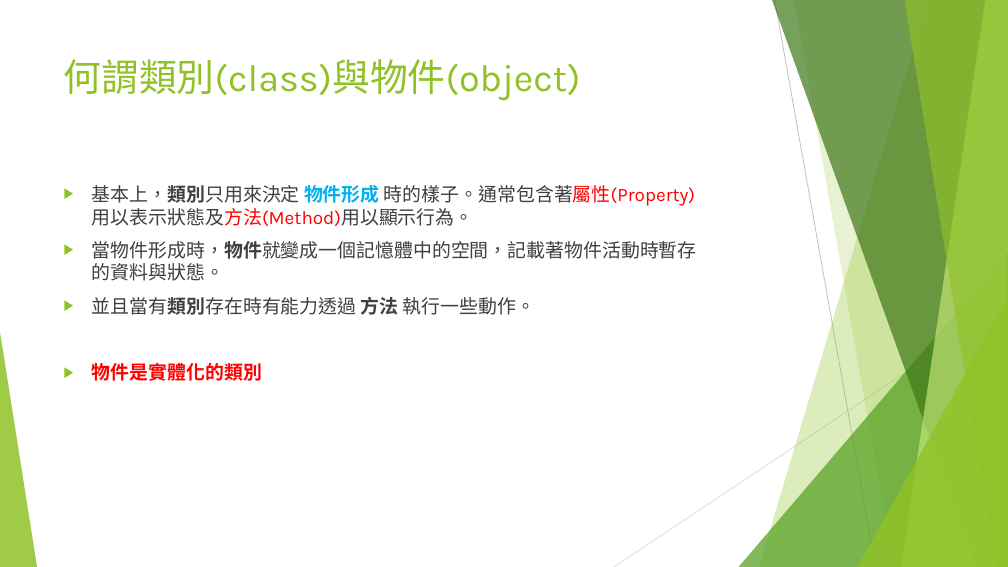
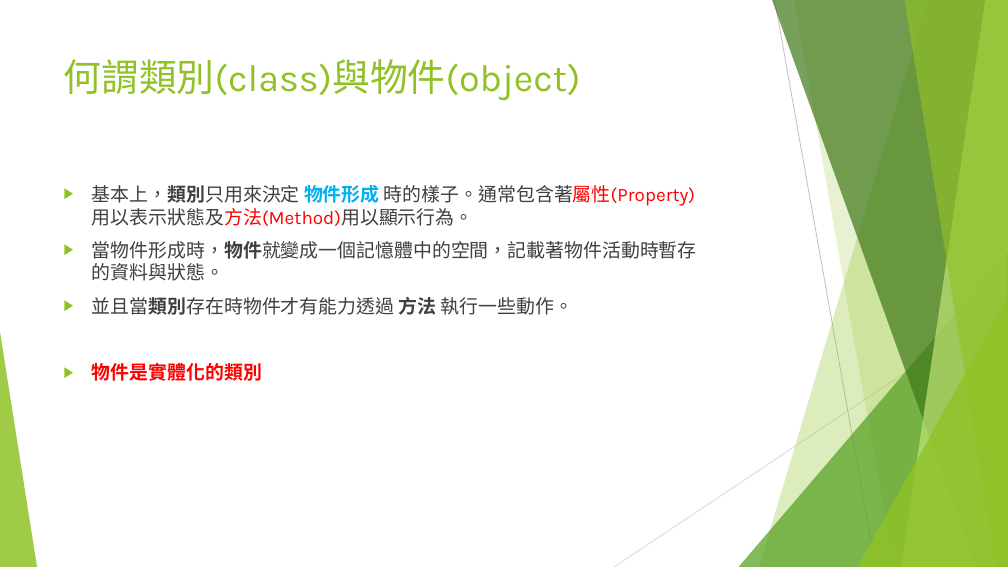
Before and after one commit to adennis1984/IntroduceWebFrontEnd, a slide deck: slide 25 of Part-1-Type-Value-Variable/Web 前端入門(一).pptx. Drawn at 1008x567 pixels with LibreOffice and Linux fonts; fonts in the diff are those of the drawing. Boxes give left, top, right and bottom in pixels: in the first picture for what was removed or moved away, otherwise in the second. Text is boxed around its words. In the diff, an @@ line names an element or a change of style, - is before the commit and + after.

```diff
--- a/Part-1-Type-Value-Variable/Web 前端入門(一).pptx
+++ b/Part-1-Type-Value-Variable/Web 前端入門(一).pptx
@@ text at (x1=92, y1=297, x2=573, y2=315): text changed @@
-▶ 並且當有類別存在時有能力透過 方法 執行一些動作。
+▶ 並且當類別存在時物件才有能力透過 方法 執行一些動作。
```
Also in this commit, not shown: 4 other slides changed.
